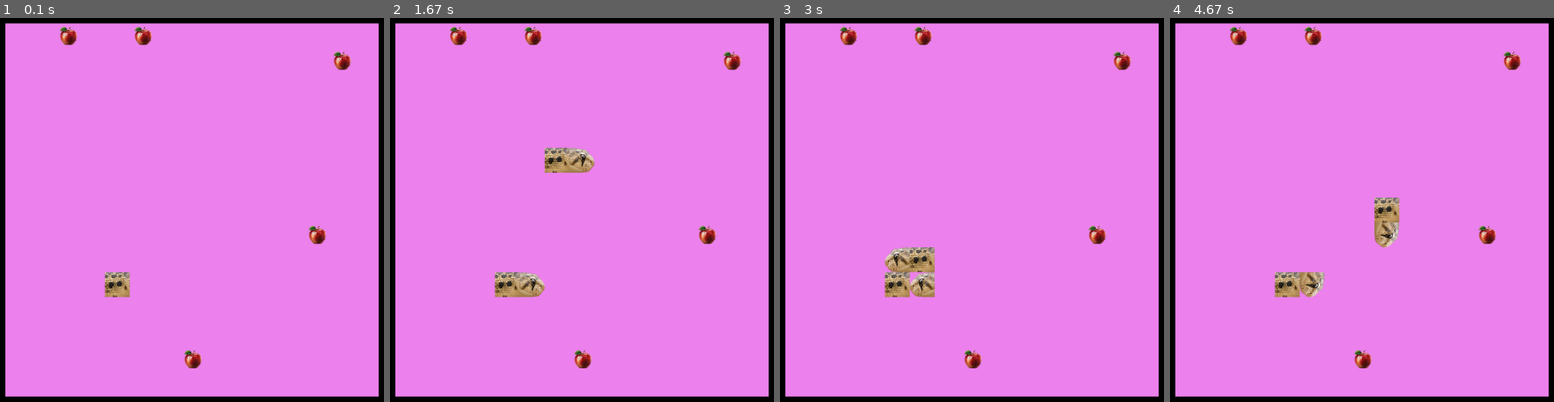
Above: before the commit, frames 1-4 (left to right).
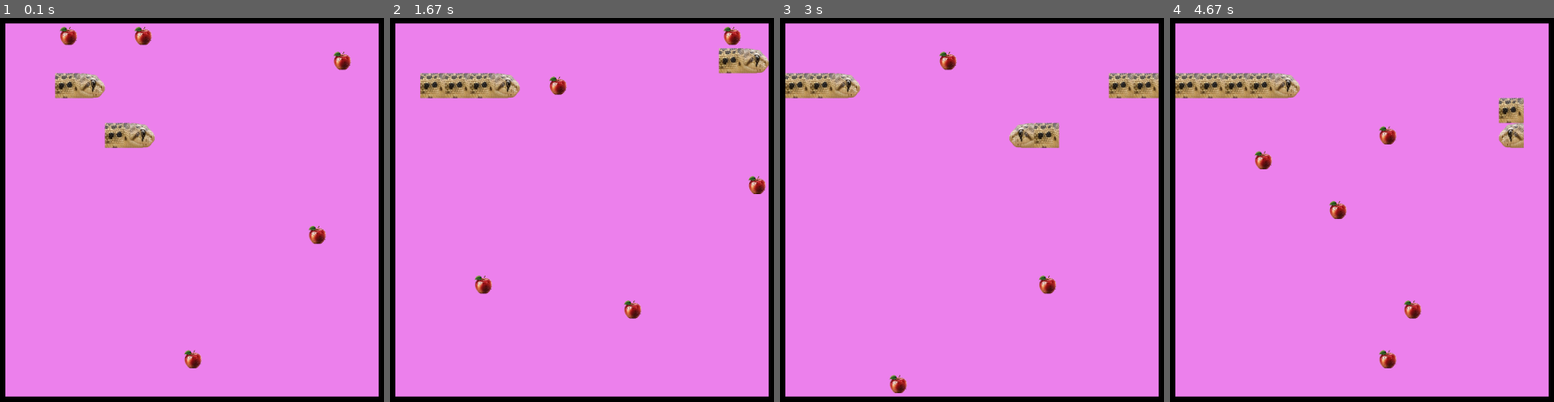
Above: after the commit, the same moments.

Repository: Ezel5826/Wolloko-2025
Game: pygame game, started from Proyectos/proyecto_POO/juego.py
The game is run twice, just before and just after one commit, with the same random seed, the same clock (stepped at 60 frames per second) and the same inputs.
Inputs:
- Up to frame 1 (0.1 s): no input
- Up to frame 2 (1.67 s): hold W 0.83-1.3 s; hold D from 1.33 s (still down)
- Up to frame 3 (3 s): release D at 1.8 s; hold A 1.83-2.37 s; hold S 2.4-2.7 s; hold A from 2.73 s (still down)
- Up to frame 4 (4.67 s): release A at 3.13 s; hold W 3.17-3.53 s; hold D 3.57-4.2 s; hold S 4.23-4.6 s; hold A from 4.63 s (still down)

The runs differ from the first frame. In frame 1, 2.0% of the frame differs, in the area x 14-41%, y 14-73%; in frame 2, 5.6%; in frame 3, 5.9%; in frame 4, 6.2%, in the area x 1-93%, y 2-92%.

Commit message:
"avances"

Diff:
--- a/Proyectos/proyecto_POO/apple.py
+++ b/Proyectos/proyecto_POO/apple.py
@@ -2,21 +2,21 @@
 import serpiente
 ancho=15
 alto=15
-def create_apple(snake,count_apple=5,feed_increment_size = 1,tipe="normal",state=True,apple=[]) -> list[(int,int),bool,int]:
+def create_apple(snake, count_apple=5, feed_increment_size = 1, tipe="normal", apple=[], speed=0, state=True) -> list[(int,int),bool,int]:
+
     state_apple=[]
     j=0
     while count_apple !=j:
         _new_apple = [rn(0,alto-1), rn(0,ancho-1)]
         if not len(apple)==0:
             if not (repeatable_apple(apple,_new_apple) or apple_in_snake(snake,_new_apple)):
-
-                state_apple.append([_new_apple,state,feed_increment_size,tipe])
+                state_apple.append([_new_apple,state,feed_increment_size,tipe,speed])
                 j+=1
         else:
-            state_apple.append([_new_apple,state,feed_increment_size,tipe])
+            state_apple.append([_new_apple,state,feed_increment_size,tipe,speed])
             j+=1
         _new_apple=[]
-
+    print("me ejecuté")
     return state_apple
 
 def increment_apple(increment:bool, apple):
@@ -39,7 +39,7 @@
     return apple
 
 def add_apple(apple,snake):
-    apple.extend(create_apple(snake, 1, feed_increment_size=1, tipe="normal", state=True, apple=apple))
+    apple.extend(create_apple(snake, 1))
     return apple
 
 def repeatable_apple(apple,new_apple):
@@ -56,38 +56,27 @@
 
 
 def convert_tipe_apple(apple):
-    tipes=["gold","rotten"]
+    tipes=["gold","rotten","thunder"]
+    actual_tipe=tipes[rn(0,len(tipes)-1)]
+    j=0
 
-    actual_tipe=tipes[rn(0,len(tipes)-1)]
-    print(actual_tipe)
-    j=0
-    print(tipos_disponibles(apple))
-    if tipos_disponibles(apple):
-        print(actual_tipe)
-        while j==0:
-            apple_choised=rn(0,len(apple)-1)
-            print(apple,apple_choised)
-            if actual_tipe=="gold" and (apple[apple_choised][3]=="normal" or apple[apple_choised][3]=="rotten"):
-                apple[apple_choised][2] = 2
-                apple[apple_choised][3]=actual_tipe
-                print("soy gold")
-                j+=1
-            else:
-                if actual_tipe=="rotten" and (apple[apple_choised][3]=="normal" or apple[apple_choised][3]=="gold"):
-                    apple[apple_choised][2]= -1
-                    apple[apple_choised][3]=actual_tipe
-                    print("soy rotten")
-                    j+=1
-        apple[apple_choised][3]=actual_tipe
-        print(apple)
+    while j==0:
+        apple_choised=rn(0,len(apple)-1)
+        if actual_tipe=="gold" and apple[apple_choised][3]!=actual_tipe:
+            apple[apple_choised][2] = 2
+            apple[apple_choised][3]=actual_tipe
+            print("soy gold")
+            j+=1
+        if actual_tipe=="rotten" and apple[apple_choised][3]!=actual_tipe:
+            apple[apple_choised][2]= -1
+            apple[apple_choised][3]=actual_tipe
+            print("soy rotten")
+            j+=1
+        if actual_tipe=="thunder" and apple[apple_choised][3]!=actual_tipe:
+            apple[apple_choised][4]= 5
+            apple[apple_choised][3]=actual_tipe
+            print("soy thunder")
+            j+=1
+    apple[apple_choised][3]=actual_tipe
+    print(apple)
     return apple
-
-
-def tipos_disponibles(apple):
-    j=0
-    for i in range(len(apple)):
-        if apple[i][3]=="gold" or apple[i][3]=="rotten":
-            j+=1
-    if j==len(apple):
-        return False
-    return True
--- a/Proyectos/proyecto_POO/juego.py
+++ b/Proyectos/proyecto_POO/juego.py
@@ -13,7 +13,7 @@
 rotten_apple=pygame.image.load("Proyectos/proyecto_POO/images/manzana_podrida.png")
 serpent_body=pygame.image.load("Proyectos/proyecto_POO/images/snake_body.png")
 serpent_head=pygame.image.load("Proyectos/proyecto_POO/images/snake_head.png")
-screen = pygame.display.set_mode(valores,pygame.RESIZABLE)
+screen = pygame.display.set_mode(valores,pygame.RESIZABLE| pygame.FULLSCREEN)
 clock = pygame.time.Clock()
 
 def mostrar_grilla(dimensiones):
@@ -58,6 +58,10 @@
             screen.blit(snake_body, (y,x))
 
 def mostrar_manzanas(apple_, dim,normal_apple,gold_apple,rotten_apple):
+    imagenes_manzanas = {
+    "normal": pygame.transform.scale(normal_apple, (d_Cubos, d_Cubos)),
+    "gold": pygame.transform.scale(gold_apple, (d_Cubos, d_Cubos)),
+    "rotten": pygame.transform.scale(rotten_apple, (d_Cubos, d_Cubos))}
     alto_g = alto * d_Cubos
     ancho_g = ancho * d_Cubos
     centrado = (dim[0] - alto_g) / 2
@@ -66,25 +70,19 @@
     for i in range(len(apple_)):
         x = apple_[i][0][0] * d_Cubos + centrado_1
         y = apple_[i][0][1] * d_Cubos + centrado
-        if apple_[i][3] == "normal":
-            normal_apple= pygame.transform.scale(normal_apple, (d_Cubos, d_Cubos))
-            screen.blit(normal_apple , (y,x))
-        if apple_[i][3] == "gold":
-            gold_apple= pygame.transform.scale(gold_apple, (d_Cubos, d_Cubos))
-            screen.blit(gold_apple , (y,x))
-        if apple_[i][3] == "rotten":
-            rotten_apple= pygame.transform.scale(rotten_apple, (d_Cubos, d_Cubos))
-            screen.blit(rotten_apple , (y,x))
 
+        tipo = apple_[i][3]
+        imagen = imagenes_manzanas.get(tipo)
+        if imagen:
+            screen.blit(imagen, (y, x))
 
 def main():
     contador_habilidad=tm.perf_counter()
-    Serpiente=serpiente.crear_serpiente()
-    serpent_2=serpiente.crear_serpiente()
-    apple_=apple.create_apple(Serpiente)
+    serpientes=[[[[2,2],[2,3]],1,1,(0,1),100,True,10,0],[[[4,4],[4,5]],1,1,(0,1),100,True,8,0]]
+    apple_=apple.create_apple(serpientes[0])
     running=True
-
     while running:
+        dt = clock.tick(60) / 1000
         counter_result=tm.perf_counter() - contador_habilidad
         for event in pygame.event.get():
             if event.type == pygame.QUIT:
@@ -103,48 +101,26 @@
                 if event.key == pygame.K_w:
                     Serpiente[3] = (-1,0)#ABAJO
 
-
-                if event.key ==pygame.K_LEFT:
-                    serpent_2[3] = (0,-1)#IZQUIERDA
-
-                if event.key ==pygame.K_RIGHT:
-                    serpent_2[3] = (0,1)#DERECHA
-
-                if event.key ==pygame.K_DOWN:
-                    serpent_2[3] = (1,0)#ARRIBA
-
-                if event.key ==pygame.K_UP:
-                    serpent_2[3] = (-1,0)#ABAJO
-
-                # if event.key == pygame.K_4:
-                #     Serpiente=serpiente.increment_size(Serpiente)
-
-                # if event.key == pygame.K_1:
-                #     apple_=apple.increment_apple(True,apple_)
-
-                # if event.key == pygame.K_2:
-                #     apple_=apple.increment_apple(False,apple_)
-        print(Serpiente[1])
-
         if counter_result > 5:
             apple.convert_tipe_apple(apple_)
             contador_habilidad=tm.perf_counter()
         screen.fill("black")
 
         Cambios_dimensionales_pantalla = pygame.display.get_surface().get_size()
+
         mostrar_grilla(Cambios_dimensionales_pantalla)
         mostrar_manzanas(apple_,Cambios_dimensionales_pantalla,normal_apple,gold_apple,rotten_apple)
-        mostrar_serpent(Serpiente,Cambios_dimensionales_pantalla,serpent_body,serpent_head,Serpiente[3])
-        mostrar_serpent(serpent_2,Cambios_dimensionales_pantalla,serpent_body,serpent_head,Serpiente[3])
-        Serpiente=serpiente.move_serpent(Serpiente)
-        serpent_2=serpiente.move_serpent(serpent_2)
-        Serpiente,apple_=serpiente.eat_appl(Serpiente,apple_)
-        serpent_2,apple_=serpiente.eat_appl(serpent_2,apple_)
-        apple_ =apple.check_state(apple_,Serpiente)
-        apple_ =apple.check_state(apple_,serpent_2)
+
+        for Serpiente in serpientes:
+            Serpiente[7]+=dt
+            if Serpiente[7] >= 1 / Serpiente[6]:
+                Serpiente[7] = 0
+                Serpiente=serpiente.move_serpent(Serpiente)
+                Serpiente,apple_=serpiente.eat_appl(Serpiente,apple_)
+                apple_ =apple.check_state(apple_,Serpiente)
+            mostrar_serpent(Serpiente,Cambios_dimensionales_pantalla,serpent_body,serpent_head,Serpiente[3])
         pygame.display.flip()
 
-        clock.tick(10)
 
     pygame.quit()
 main()
--- a/Proyectos/proyecto_POO/serpiente.py
+++ b/Proyectos/proyecto_POO/serpiente.py
@@ -5,21 +5,27 @@
 ancho=15
 alto=15
 
-def crear_serpiente(color:int=1, sense:int=(0,0)):
-    cordenadas=[[10,4],[10,5]]
+def crear_serpientes(color:int=1, sense:int=(0,0),cant_serp=1,vida=100,state=True,velocidad=20):
+    j=0
+    serpent=[]
+    while j!=cant_serp:
+        cords=[rd(2,ancho-3),rd(2,alto-3)]
+        if j==0:
+            serpent.append(cords,color,sense,)
+
     return [cordenadas,len(cordenadas),color,sense]
 
 def move_serpent(serpent):
 
     if not serpent[3] == (0,0):
-        for i in range(serpent[1]):
-            if i + 1 <= serpent[1]-1:
+        for i in range(len(serpent[0])):
+            if i + 1 <= len(serpent[0])-1:
                 serpent[0][i] = dp(serpent[0][i+1])
 
     for i in range(2):
-        serpent[0][serpent[1]-1][i] += serpent[3][i]
+        serpent[0][len(serpent[0])-1][i] += serpent[3][i]
 
-    for _ in range(serpent[1]):
+    for _ in range(len(serpent[0])):
         if serpent[0][_][1] > ancho-1:
             serpent[0][_][1] = 0
 
@@ -33,23 +39,20 @@
     return serpent
 
 def dencrement_size(serpent,apple):
-    print(f"esta es la manzana que entra a dencrement{apple}")
-    print(f"esta es la cantidad de serpiente que rellena{apple[2]}")
     if apple[2]>=1:
         for i in range(apple[2]):
             serpent[0].insert(0,[serpent[0][0][0],serpent[0][0][1] -1])
-            serpent[1]+=1
     else:
         if not len(serpent[0]) == 2:
             for i in range(-2,apple[2]):
                 serpent[0].pop(0)
-                serpent[1]-=1
     return serpent
 
 
 def eat_appl(serpent,apple):
     for i in range(len(apple)):
-        if apple[i][0] == serpent[0][serpent[1]-1]:
+        if apple[i][0] == serpent[0][len(serpent[0])-1]:
             apple[i][1] = False
             serpent=dencrement_size(serpent,apple[i])
+            # serpent[6]+=apple[i][4]
     return serpent,apple
--- /dev/null
+++ b/prueba.py
@@ -0,0 +1,59 @@
+import pygame
+import sys
+
+pygame.init()
+screen = pygame.display.set_mode((400, 400))
+clock = pygame.time.Clock()
+
+# Lista de serpientes, cada una con su propia velocidad
+serpientes = [
+    {
+        "color": (255, 0, 0),
+        "sense": (1, 0),
+        "cant_serp": 1,
+        "vida": 100,
+        "state": True,
+        "velocidad": 5,  # movimientos por segundo
+        "x": 50,
+        "y": 100,
+        "timer": 0
+    },
+    {
+        "color": (0, 255, 0),
+        "sense": (1, 0),
+        "cant_serp": 1,
+        "vida": 100,
+        "state": True,
+        "velocidad": 2,
+        "x": 50,
+        "y": 200,
+        "timer": 0
+    }
+]
+
+def mover_serpiente(serp):
+    dx, dy = serp["sense"]
+    serp["x"] += dx * 10
+    serp["y"] += dy * 10
+
+def dibujar_serpiente(serp):
+    pygame.draw.rect(screen, serp["color"], (serp["x"], serp["y"], 20, 20))
+# Bucle principal
+while True:
+    dt = clock.tick(60) / 1000  # tiempo entre frames en segundos
+
+    for event in pygame.event.get():
+        if event.type == pygame.QUIT:
+            pygame.quit()
+            sys.exit()
+
+    screen.fill((0, 0, 0))
+
+    for serp in serpientes:
+        serp["timer"] += dt
+        if serp["timer"] >= 1 / serp["velocidad"]:
+            serp["timer"] = 0
+            mover_serpiente(serp)
+        dibujar_serpiente(serp)
+
+    pygame.display.flip()
